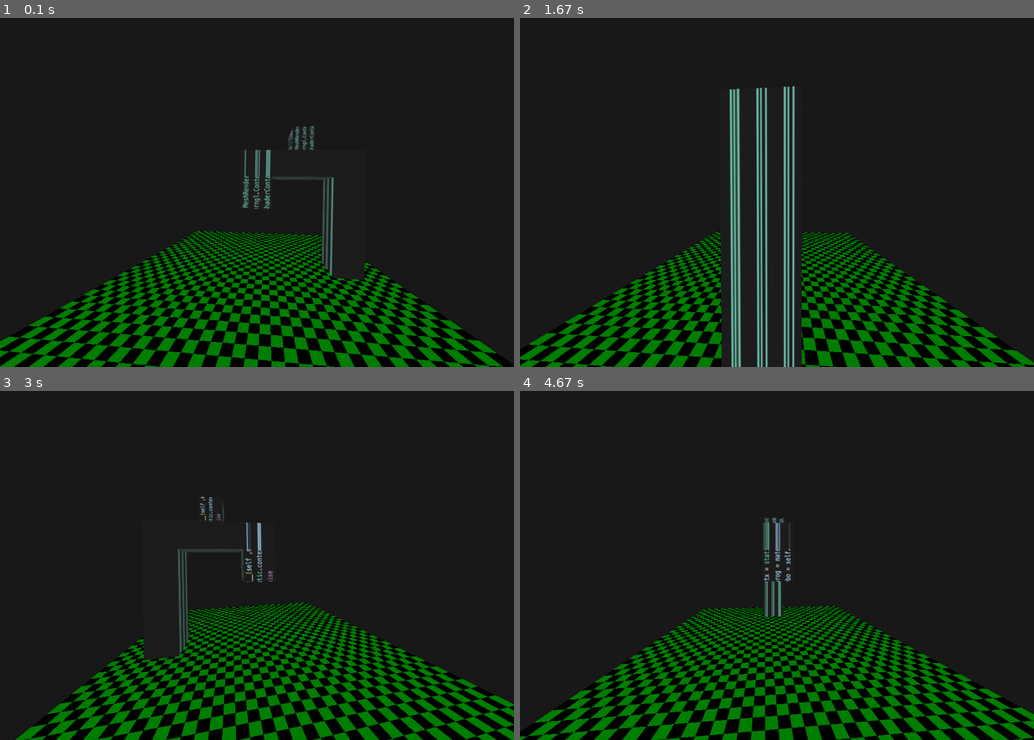
Above: before the commit, frames 1-4 (two rows, left to right).
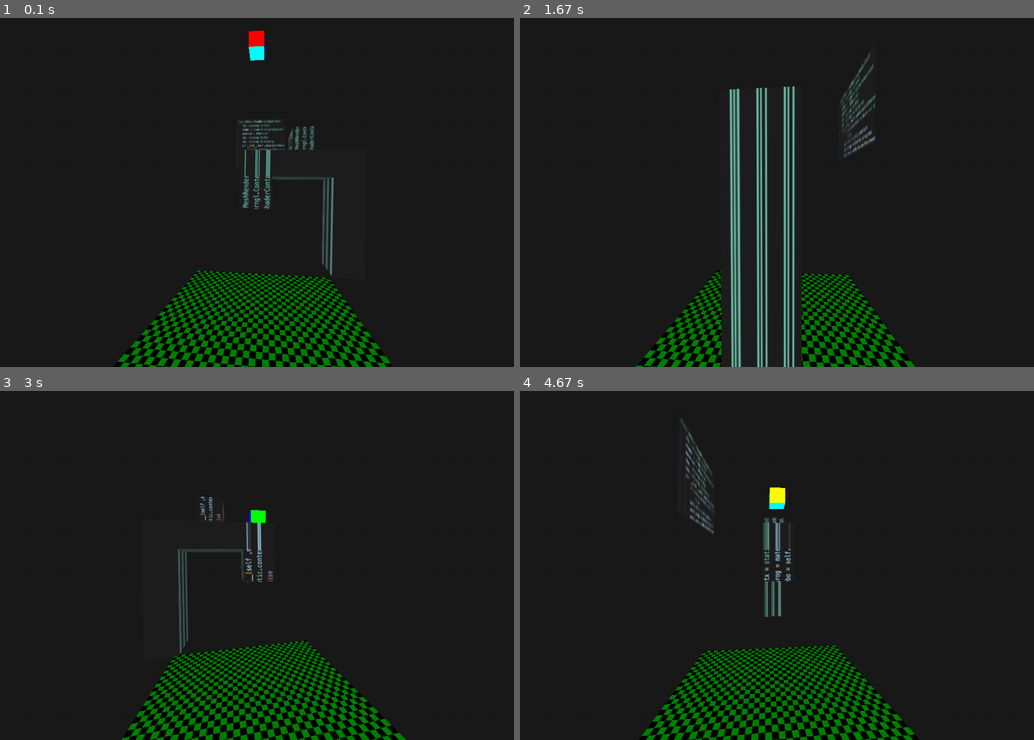
Above: after the commit, the same moments.

Repository: Oshota501/Pygame_Prog
Game: pygame game, started from main.py
Two runs of this game, one before a commit and one after it. Both use one fixed random seed, a clock stepped at 60 frames per second and the inputs below.
Inputs:
- Up to frame 1 (0.1 s): no input
- Up to frame 2 (1.67 s): no input
- Up to frame 3 (3 s): no input
- Up to frame 4 (4.67 s): no input

The runs differ from the first frame. In frame 1, 14% of the frame differs, in the area x 0-98%, y 3-100%; in frame 2, 11%; in frame 3, 14%; in frame 4, 15%, in the area x 0-100%, y 7-100%.

Commit message:
feat : 当たり判定実装

Diff:
--- a/PyGame3d/GameObject/Camera.py
+++ b/PyGame3d/GameObject/Camera.py
@@ -12,6 +12,8 @@
         self.rotation = Vector3(0,0,0)
         self.child = []
         self.parent = None
+    def get_name (self) -> str :
+        return "Camera"
     def add_child (self,object:ContainerComponent) -> None :
         pr_pointer = object.get_parent()
         if pr_pointer == None :
--- a/PyGame3d/GameObject/Cube.py
+++ b/PyGame3d/GameObject/Cube.py
@@ -1,9 +1,11 @@
 from PyGame3d.Draw import MeshLike
+from PyGame3d.GameObject import AxisAlignedBoundingBox, SimpleBoundingObject
 from PyGame3d.GameObject.sprite import Sprite3D
 from PyGame3d.Draw.vcolormesh import VertColorMesh
 from PyGame3d.Draw.uvmesh import UVMesh
 import PyGame3d.static as static
 from PyGame3d.vector import Vector3
+
 # signature : oshota
 class Cube (Sprite3D) :
     def __init__(self) -> None:
@@ -12,7 +14,7 @@
             self.mesh = VertColorMesh.get_cube_data(static.context,static.vert_color_mesh)
         else :
             raise ValueError("まだinitされていないようです")
-
+        self.set_bounding_obj(SimpleBoundingObject(AxisAlignedBoundingBox(Vector3(-0.5,-0.5,-0.5),Vector3(0.5,0.5,0.5))))
     @staticmethod
     def transform (
             position=Vector3(0,0,0),
@@ -34,6 +36,7 @@
             self.mesh = VertColorMesh.get_checkerboad_mesh(static.context,static.vert_color_mesh,color1=(0.0,0.5,0.0),color2=(0.01,0.01,0.01))
         else :
             raise ValueError("まだinitされていないようです")
+        self.set_bounding_obj(SimpleBoundingObject(AxisAlignedBoundingBox(Vector3(-20,-5,-20),Vector3(20,0,20))))
     @staticmethod
     def transform (
             position=Vector3(0,0,0),
@@ -50,6 +53,7 @@
     def __init__(self,tex_filepath:str) -> None:
         super().__init__()
         self.mesh = UVMesh.cutting_boad(tex_filepath)
+        self.set_bounding_obj(SimpleBoundingObject(AxisAlignedBoundingBox(Vector3(-0.5,-0.5,0),Vector3(0.5,0.5,0))))
     @staticmethod
     def transform (
             tex_filepath:str,
--- a/PyGame3d/GameObject/__init__.py
+++ b/PyGame3d/GameObject/__init__.py
@@ -78,6 +78,9 @@
             ABC
     ) :
     @abstractmethod
+    def get_name (self) -> str :
+        pass
+    @abstractmethod
     def add_child (self,object:ContainerComponent) -> None :
         pass
     @abstractmethod
@@ -102,12 +105,16 @@
     scale : Vector3
     child : list[ContainerComponent]
     parent : ContainerComponent | None
-    def __init__(self) -> None:
+    name : str
+    def __init__(self,name="GameContainerName") -> None:
         self.position = Vector3(0,0,0)
         self.scale = Vector3(1,1,1)
         self.rotation = Vector3(0,0,1)
         self.child = []
         self.parent = None
+        self.name = name
+    def get_name (self) -> str :
+        return self.name
     def add_child (self,object:ContainerComponent) -> None :
         pr_pointer = object.get_parent()
         if pr_pointer == None :
@@ -222,8 +229,9 @@
 # ------ ------ ------ ------ ------ ------ ------ ------ ------
 # collide
 # ------ ------ ------ ------ ------ ------ ------ ------ ------
-# signature : Cursor AI
+# signature : Cursor AI,Oshota
 # date : 2026/1/18
+
 class BoundingShape (ABC) :
     """バウンディング形状の基底クラス（AABB、Sphere等）"""
     @abstractmethod
@@ -285,7 +293,114 @@
     def intersects(self, other: "BoundingObject") -> bool:
         """他のバウンディングオブジェクトと衝突しているかどうかを判定する。"""
         return self.bounding().intersects_with(other.bounding())
+
+class SimpleBoundingObject(BoundingObject):
+    """BoundingShapeを直接保持するBoundingObjectの実装"""
+    _shape: BoundingShape
+    _position: "Vector3 | None"
+    _scale: "Vector3 | None"
+
+    def __init__(self, shape: BoundingShape, position: "Vector3 | None" = None, scale: "Vector3 | None" = None) -> None:
+        self._shape = shape
+        self._position = position
+        self._scale = scale
+
+    def set_position(self, position: "Vector3") -> None:
+        """位置を設定する"""
+        self._position = position
+
+    def set_scale(self, scale: "Vector3") -> None:
+        """スケールを設定する"""
+        self._scale = scale
+
+    def bounding(self) -> BoundingShape:
+        # 位置とスケールを考慮したAABBを返す
+        if isinstance(self._shape, AxisAlignedBoundingBox):
+            if self._position is not None or self._scale is not None:
+                # 元のAABBの中心とサイズを計算
+                center = Vector3(
+                    (self._shape.min_point.x + self._shape.max_point.x) / 2.0,
+                    (self._shape.min_point.y + self._shape.max_point.y) / 2.0,
+                    (self._shape.min_point.z + self._shape.max_point.z) / 2.0
+                )
+                size = Vector3(
+                    self._shape.max_point.x - self._shape.min_point.x,
+                    self._shape.max_point.y - self._shape.min_point.y,
+                    self._shape.max_point.z - self._shape.min_point.z
+                )
+
+                # 位置とスケールを適用
+                if self._scale is not None:
+                    size = Vector3(size.x * self._scale.x, size.y * self._scale.y, size.z * self._scale.z)
+
+                if self._position is not None:
+                    center = center + self._position
+
+                half_size = Vector3(size.x / 2.0, size.y / 2.0, size.z / 2.0)
+                return AxisAlignedBoundingBox(center - half_size, center + half_size)
+
+        return self._shape
+
+# シングルトンクラス
+class CollisionManager:
+    """衝突検出を管理するシングルトンクラス"""
+    _instance: CollisionManager | None = None
+    collisions: list["CollisionDetectionContainer"]
+
+    def __new__(cls) -> "CollisionManager":
+        if cls._instance is None:
+            cls._instance = super().__new__(cls)
+            cls._instance.collisions = []
+        return cls._instance
+
+    def register(self, obj: "CollisionDetectionContainer") -> None:
+        """衝突検出対象を登録する"""
+        # print ( "登録")
+        if obj not in self.collisions:
+            self.collisions.append(obj)
+
+    def unregister(self, obj: "CollisionDetectionContainer") -> None:
+        """衝突検出対象を登録解除する"""
+        if obj in self.collisions:
+            self.collisions.remove(obj)
+
+    def check_all_collisions(self) -> list[tuple["CollisionDetectionContainer", "CollisionDetectionContainer"]]:
+        """登録されている全オブジェクト間の衝突をチェックし、衝突しているペアのリストを返す"""
+        collided_pairs: list[tuple["CollisionDetectionContainer", "CollisionDetectionContainer"]] = []
+        n = len(self.collisions)
+
+        for i in range(n):
+            obj1 = self.collisions[i]
+            if not obj1.is_collide_valid():
+                continue
+
+            for j in range(i + 1, n):
+                obj2 = self.collisions[j]
+                if not obj2.is_collide_valid():
+                    continue
+                # 衝突判定
+                if obj1.check_collision_with(obj2):
+                    collided_pairs.append((obj1, obj2))
+                    obj1.collide(obj2)
+                    obj2.collide(obj1)
+
+        return collided_pairs
+
 class CollisionDetectionContainer (ContainerComponent,ABC):
+    """衝突検出コンテナ。シングルトンのCollisionManagerに自動登録される"""
+    _collision_manager: CollisionManager
+
+    def __init__(self) -> None:
+        """コンストラクタでCollisionManagerに登録"""
+        super().__init__()
+        self._collision_manager = CollisionManager()
+        self._collision_manager.register(self)
+
+    def __del__(self) -> None:
+        """デストラクタでCollisionManagerから登録解除"""
+        if hasattr(self, '_collision_manager'):
+            self._collision_manager.unregister(self)
+
     @abstractmethod
     def is_collide_valid (self) -> bool :
         # 衝突判定が有効かどうか
@@ -294,8 +409,11 @@
     def get_bounding_obj (self) -> list[BoundingObject] :
         """このコンテナが持つバウンディングオブジェクトのリストを返す。"""
         pass
-
-    def check_collision(self, other: "CollisionDetectionContainer") -> bool:
+    @abstractmethod
+    def set_bounding_obj (self,obj:BoundingObject) -> None :
+        pass
+
+    def check_collision_with(self, other: "CollisionDetectionContainer") -> bool:
         """他のCollisionDetectionContainerとの衝突を判定する。"""
         if not self.is_collide_valid() or not other.is_collide_valid():
             return False
@@ -310,7 +428,19 @@
                     return True
         return False
 
-    @abstractmethod
-    def hit (self) -> None :
+    def check_collision(self) -> list["CollisionDetectionContainer"]:
+        """collisionsリストにある全オブジェクトを探索し、衝突しているオブジェクトのリストを返す"""
+        collided: list["CollisionDetectionContainer"] = []
+
+        for other in self._collision_manager.collisions:
+            if other is self:
+                continue
+            if self.check_collision_with(other):
+                collided.append(other)
+
+        return collided
+
+    @abstractmethod
+    def collide (self,other:CollisionDetectionContainer) -> None :
         # 衝突後に呼び出される関数
         pass
--- a/PyGame3d/GameObject/sprite.py
+++ b/PyGame3d/GameObject/sprite.py
@@ -1,16 +1,55 @@
+from abc import abstractmethod
 from PyGame3d.Draw import MeshLike, TextureLike, Transform
-from PyGame3d.GameObject import GameContainer, Sprite3DComponent
+from PyGame3d.GameObject import (
+    CollisionDetectionContainer,
+    GameContainer,
+    Sprite3DComponent,
+    BoundingObject,
+    BoundingShape,
+    AxisAlignedBoundingBox,
+    BoundingSphere,
+    SimpleBoundingObject
+)
 from PyGame3d.vector import Vector3
+import math
 
 # signature : oshota
+class Sprite3DBoundingObject(BoundingObject):
+    sprite: "Sprite3D"
+
+    def __init__(self, sprite: "Sprite3D") -> None:
+        self.sprite = sprite
+
+    def bounding(self) -> BoundingShape:
+        """Sprite3Dの位置とスケールからAABBを計算する。"""
+        position = self.sprite.get_position()
+        scale = self.sprite.get_scale()
+
+        # スケールを考慮した最小点と最大点を計算
+        # 簡易実装: スケールの半分を半径として使用
+        half_size = Vector3(abs(scale.x) / 2.0, abs(scale.y) / 2.0, abs(scale.z) / 2.0)
+        min_point = position - half_size
+        max_point = position + half_size
+
+        return AxisAlignedBoundingBox(min_point, max_point)
+
 class Sprite3D (
     GameContainer,
-    Sprite3DComponent
+    Sprite3DComponent,
+    CollisionDetectionContainer
 ) :
     mesh : MeshLike | None
-    def __init__(self) -> None:
-        super().__init__()
+    _collide_enabled : bool
+    _bounding_obj : list[Sprite3DBoundingObject]
+
+    def __init__(self,name="Sprite") -> None:
+        # GameContainerの__init__を呼ぶ（位置やスケールの初期化）
+        GameContainer.__init__(self, name)
+        # CollisionDetectionContainerの__init__を明示的に呼ぶ（CollisionManagerへの登録）
+        CollisionDetectionContainer.__init__(self)
         self.mesh = None
+        self._collide_enabled = False  # デフォルトで衝突判定を無効にする
+        self._bounding_obj = []
     # @override
     def update(self,delta_MS:float):
         super().update(delta_MS)
@@ -24,6 +63,33 @@
         #     print("not set mesh")
     def get_mesh(self) -> MeshLike|None:
         return self.mesh
+    # CollisionDetectionContainer の実装
+    def is_collide_valid(self) -> bool:
+        return self._collide_enabled
+
+    def set_collide_enabled(self, enabled: bool) -> None:
+        self._collide_enabled = enabled
+    def set_bounding_obj(self, obj: BoundingObject) -> None:
+        self._bounding_obj = [obj]
+
+    def get_bounding_obj(self) -> list[BoundingObject]:
+        # # _bounding_objが空の場合は、Sprite3DBoundingObjectを自動追加
+        # if len(self._bounding_obj) == 0 and self._collide_enabled:
+        #     self._bounding_obj.append(Sprite3DBoundingObject(self))
+
+        # SimpleBoundingObjectの位置とスケールを更新
+        position = self.get_position()
+        scale = self.get_scale()
+        for bound_obj in self._bounding_obj:
+            if isinstance(bound_obj, SimpleBoundingObject):
+                bound_obj.set_position(position)
+                bound_obj.set_scale(scale)
+
+        return self._bounding_obj
+
+    def collide(self,other:CollisionDetectionContainer) -> None:
+        """you can use function when collided .please over ride."""
+        return
 
     # static method
     @staticmethod
--- a/main.py
+++ b/main.py
@@ -3,7 +3,7 @@
 import math
 from PyGame3d.GameObject.Cube import Cube,Floor,CuttingBoad
 from PyGame3d.GameObject.sprite import Sprite3D
-from PyGame3d.GameObject import GameContainer
+from PyGame3d.GameObject import CollisionManager, GameContainer
 from PyGame3d.vector import Vector3
 
 # おまじない
@@ -14,11 +14,19 @@
 angle = 0.0
 # ゲーム内オブジェクトを定義
 cube = Cube()
+cube.name = "move_obj"
+cube.position = Vector3(0,10,0)
 floor = Floor()
-floor.set_position(Vector3(0,-5,0))
+floor.set_position(Vector3(0,-10,0))
 useTextureObj = Sprite3D.obj("./Assets/u.obj","./Assets/tex.png")
 game.stage.camera.position = Vector3(0,0,10)
 cutting = CuttingBoad("./Assets/tex.png")
+cutting.position = Vector3(0,5,-5)
+cutting.scale = Vector3(5,5,5)
+# 当たり判定の設定
+manager = CollisionManager()
+floor.set_collide_enabled(True)
+cube.set_collide_enabled(True)
 # コンテナ定義
 container = GameContainer()
 # コンテナに追加
@@ -31,6 +39,15 @@
     angle += delta_MS * 0.001
     game.stage.camera.position = Vector3(math.sin(angle),0,math.cos(angle))*10
     game.stage.camera.look_at(Vector3(0,0,0))
+    # 位置を更新してから衝突判定を行う
+    cube.position -= Vector3(0,angle*0.1,0)
+    # 衝突判定は位置更新の後に行う
+    collide_list = manager.check_all_collisions()
+    for obj0,obj1 in collide_list :
+        if obj0.get_name() == "move_obj" :
+            obj0.set_position(Vector3(0,10,0))
+        elif obj1.get_name() == "move_obj" :
+            obj1.set_position(Vector3(0,10,0))
 # tickerに追加
 func_id = game.stage.ticker_add(update)
 # おまじない（while文スタート ）
Not shown, changed: README.md
